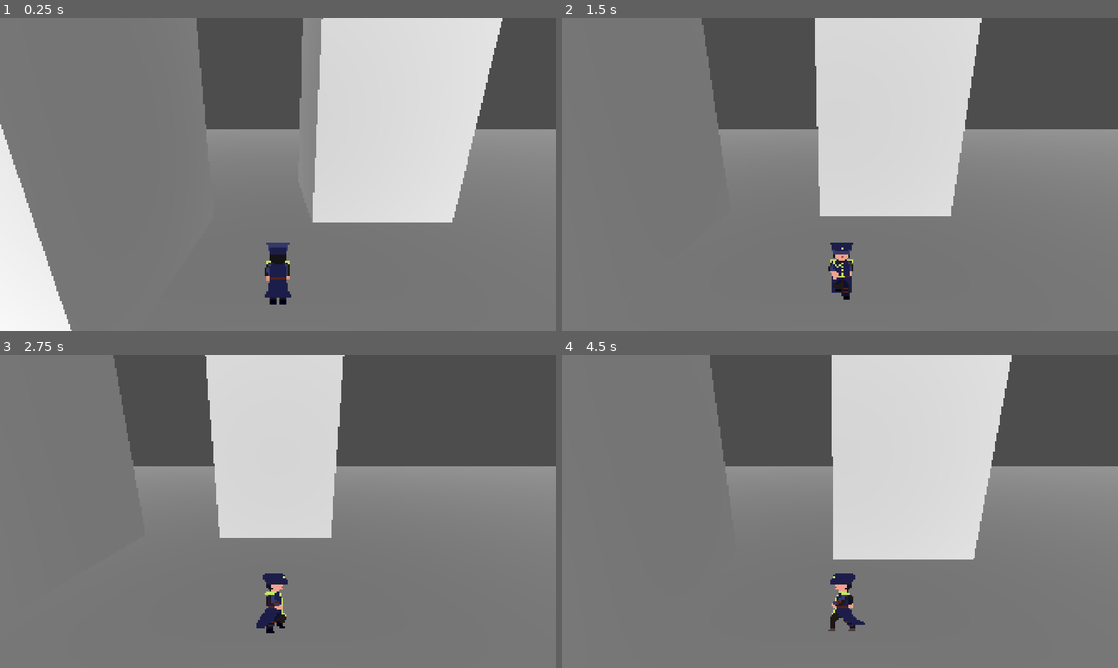
Above: before the commit, frames 1-4 (two rows, left to right).
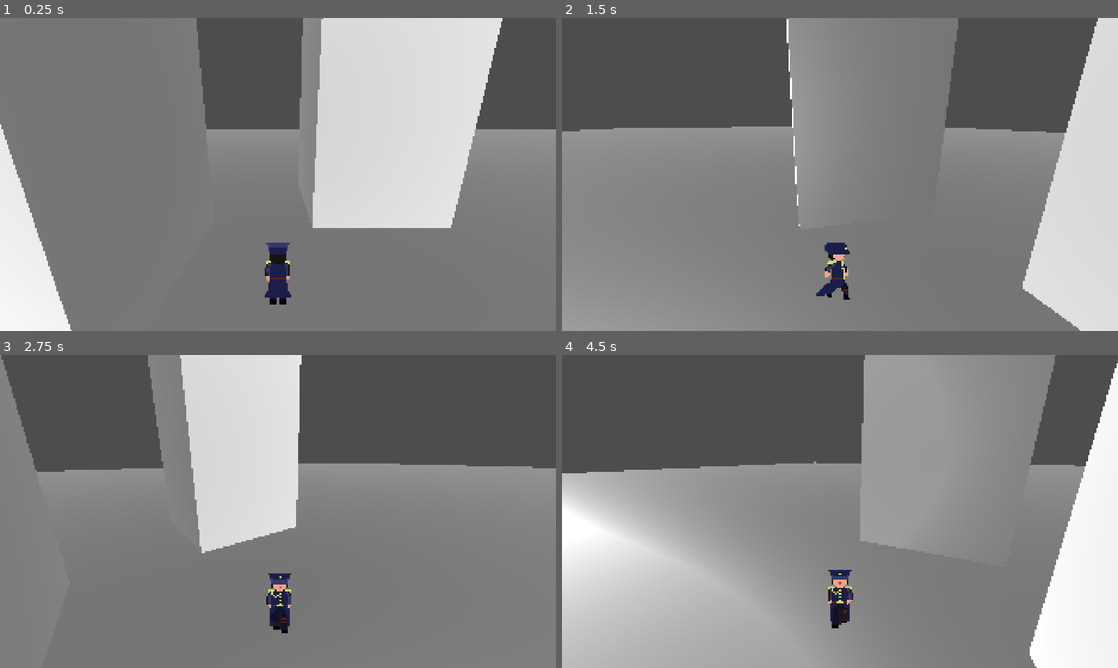
Above: after the commit, the same moments.

Repository: zenrythebard/dinamik_21_gamejam
Game: Godot game, scene res://test_louis.tscn
Two runs of this game, one before a commit and one after it. Both use one fixed random seed, a clock stepped at 60 frames per second and the inputs below.
Inputs (mouse positions are in pixels of both pictures, inside the frame that each line leads up to):
- Up to frame 1 (0.25 s): no input
- Up to frame 2 (1.5 s): tap Enter (ui_accept) at 0.5, 0.77 s; move the mouse to (962, 158) at 0.52 s; hold D (walk_right) 0.53-1.28 s; click (962, 158) at 0.6 s; move the mouse to (728, 190) at 1.27 s; hold S (walk_backward) from 1.28 s (still down); click (728, 190) at 1.35 s
- Up to frame 3 (2.75 s): tap Enter (ui_accept) at 1.52 s; move the mouse to (333, 442) at 2.02 s; release S (walk_backward) at 2.03 s; hold D (walk_right) from 2.03 s (still down); click (333, 442) at 2.1 s
- Up to frame 4 (4.5 s): move the mouse to (812, 574) at 2.77 s; release D (walk_right) at 2.78 s; hold W (walk_forward) 2.78-3.53 s; click (812, 574) at 2.85 s; tap Enter (ui_accept) at 3.02, 3.77 s; move the mouse to (1006, 558) at 3.52 s; hold A (walk_left) from 3.53 s (still down); click (1006, 558) at 3.6 s; move the mouse to (673, 464) at 4.27 s; click (673, 464) at 4.35 s

The runs differ from the first frame. In frame 1, 0.4% of the frame differs, in the area x 56-82%, y 65-68%; in frame 2, 44%; in frame 3, 17%; in frame 4, 67%, in the area x 0-100%, y 0-100%.

Commit message:
janky movement

Diff:
--- a/test_assets/player.tscn
+++ b/test_assets/player.tscn
@@ -377,14 +377,14 @@
 blend_point_4/name = &"walk_forward"
 
 [sub_resource type="AnimationNodeBlendTree" id="AnimationNodeBlendTree_3388h"]
-graph_offset = Vector2(-17.713135, 109.98153)
+graph_offset = Vector2(90.286865, 75.58153)
 nodes/output/position = Vector2(1104, 96)
 nodes/walk/node = SubResource("AnimationNodeBlendSpace2D_dahie")
 nodes/walk/position = Vector2(528, 80)
 nodes/oneshot_attack/node = SubResource("AnimationNodeOneShot_bs657")
 nodes/oneshot_attack/position = Vector2(864, 80)
 nodes/attack/node = SubResource("AnimationNodeBlendSpace2D_bs657")
-nodes/attack/position = Vector2(560, 304)
+nodes/attack/position = Vector2(544, 304)
 node_connections = [&"output", 0, &"oneshot_attack", &"oneshot_attack", 0, &"walk", &"oneshot_attack", 1, &"attack"]
 
 [sub_resource type="AnimationNodeStateMachine" id="AnimationNodeStateMachine_j8iw7"]
@@ -798,6 +798,7 @@
 
 [node name="AnimatedSprite3D" type="AnimatedSprite3D" parent="." unique_id=1171916046]
 transform = Transform3D(3.945, 0, 0, 0, 3.8105772, 1.0210412, 0, -1.0210412, 3.8105772, 0, 0, 0)
+billboard = 1
 texture_filter = 2
 sprite_frames = SubResource("SpriteFrames_uj04i")
 animation = &"new_animation"
@@ -819,7 +820,7 @@
 libraries/ = SubResource("AnimationLibrary_or781")
 
 [node name="RotationPoint" type="Node3D" parent="." unique_id=849246549]
-transform = Transform3D(1, 0, 0, 0, 0.9659258, 0.25881904, 0, -0.25881904, 0.9659258, 0, 2, 0)
+transform = Transform3D(1, 0, 0, 0, 0.96592575, 0.258819, 0, -0.258819, 0.96592575, 0, 2, 0)
 
 [node name="SpringArm3D" type="SpringArm3D" parent="RotationPoint" unique_id=403488363]
 spring_length = 4.03
--- a/test_assets/test_character_body_3d.gd
+++ b/test_assets/test_character_body_3d.gd
@@ -3,11 +3,14 @@
 @onready var movement_tree: AnimationTree = $MovementTree
 @export var SPEED = 5.0
 const JUMP_VELOCITY = 4.5
+@onready var rotation_point: Node3D = $RotationPoint
+var mouse_delta : Vector2
 
 func _ready() -> void:
 	movement_tree.active = true
 
 func _physics_process(delta: float) -> void:
+
 	# Add the gravity.
 	if not is_on_floor():
 		velocity += get_gravity() * delta
@@ -18,9 +21,11 @@
 
 	# Get the input direction and handle the movement/deceleration.
 	# As good practice, you should replace UI actions with custom gameplay actions.
+
 	var input_dir := Input.get_vector("walk_left", "walk_right", "walk_forward", "walk_backward")
-	var direction := (transform.basis * Vector3(input_dir.x, 0, input_dir.y)).normalized()
+	var direction := (transform.basis * Vector3(input_dir.x, 0, input_dir.y)).rotated(Vector3.UP, rotation_point.rotation.y)
 	var anim_dir : Vector2
+	direction = direction.normalized()
 	anim_dir.x = direction.x
 	anim_dir.y = -direction.z
 	if direction:
@@ -31,10 +36,16 @@
 		velocity.x = move_toward(velocity.x, 0, SPEED)
 		velocity.z = move_toward(velocity.z, 0, SPEED)
 
+	print (direction)
+
 	movement_tree["parameters/walk/blend_position"] = anim_dir
 
 	if Input.is_action_just_pressed("attack") :
 		movement_tree["parameters/attack/blend_position"] = anim_dir
 		movement_tree["parameters/oneshot_attack/request"] = AnimationNodeOneShot.ONE_SHOT_REQUEST_FIRE
 
+func _input(event: InputEvent) -> void:
+	if event is InputEventMouseMotion:
+		mouse_delta = event.relative
+		rotation_point.rotation_degrees.y += (-mouse_delta.x * 0.2)
 	move_and_slide()
--- a/test_louis.tscn
+++ b/test_louis.tscn
@@ -17,6 +17,7 @@
 
 [node name="Player" parent="." unique_id=467720308 instance=ExtResource("1_8xeyj")]
 transform = Transform3D(1, 0, 0, 0, 1, 0, 0, 0, 1, 0, 1.1796747, 0)
+SPEED = 13.44
 
 [node name="DirectionalLight3D" type="DirectionalLight3D" parent="." unique_id=1932295934]
 light_indirect_energy = 5.132
